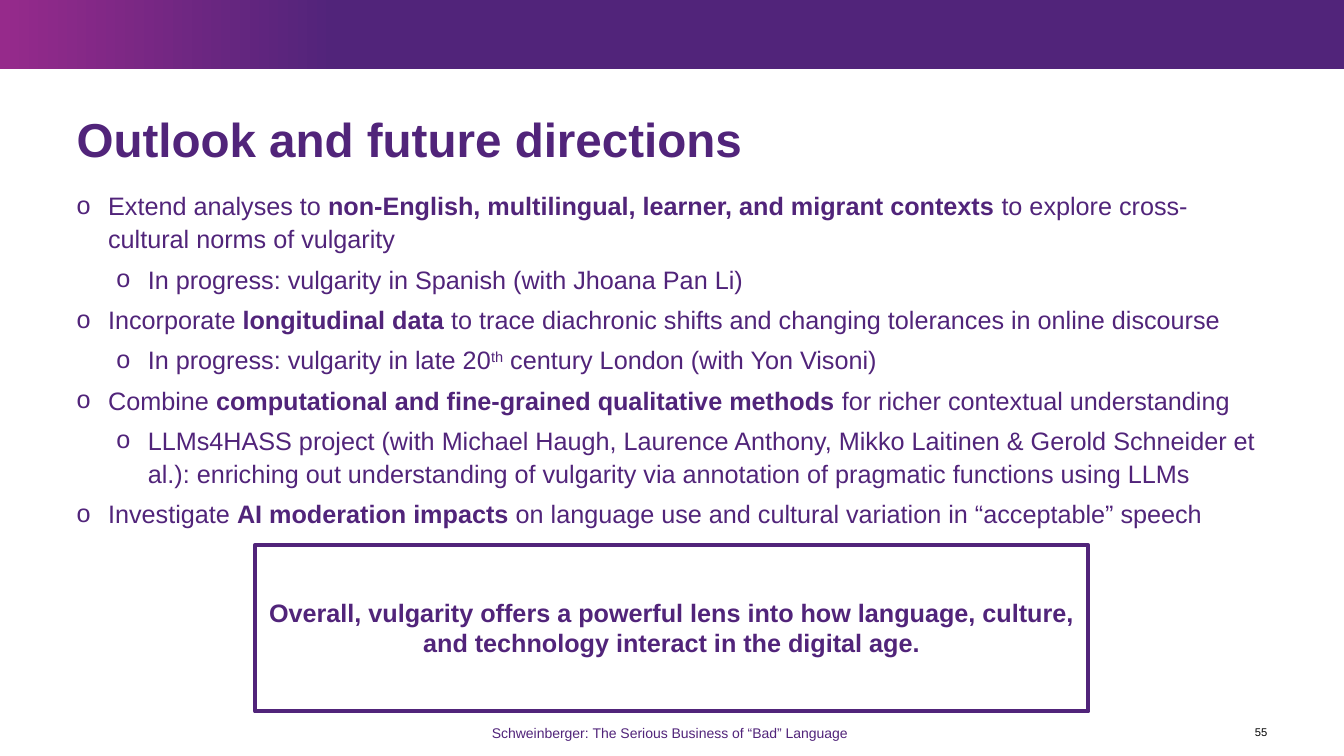
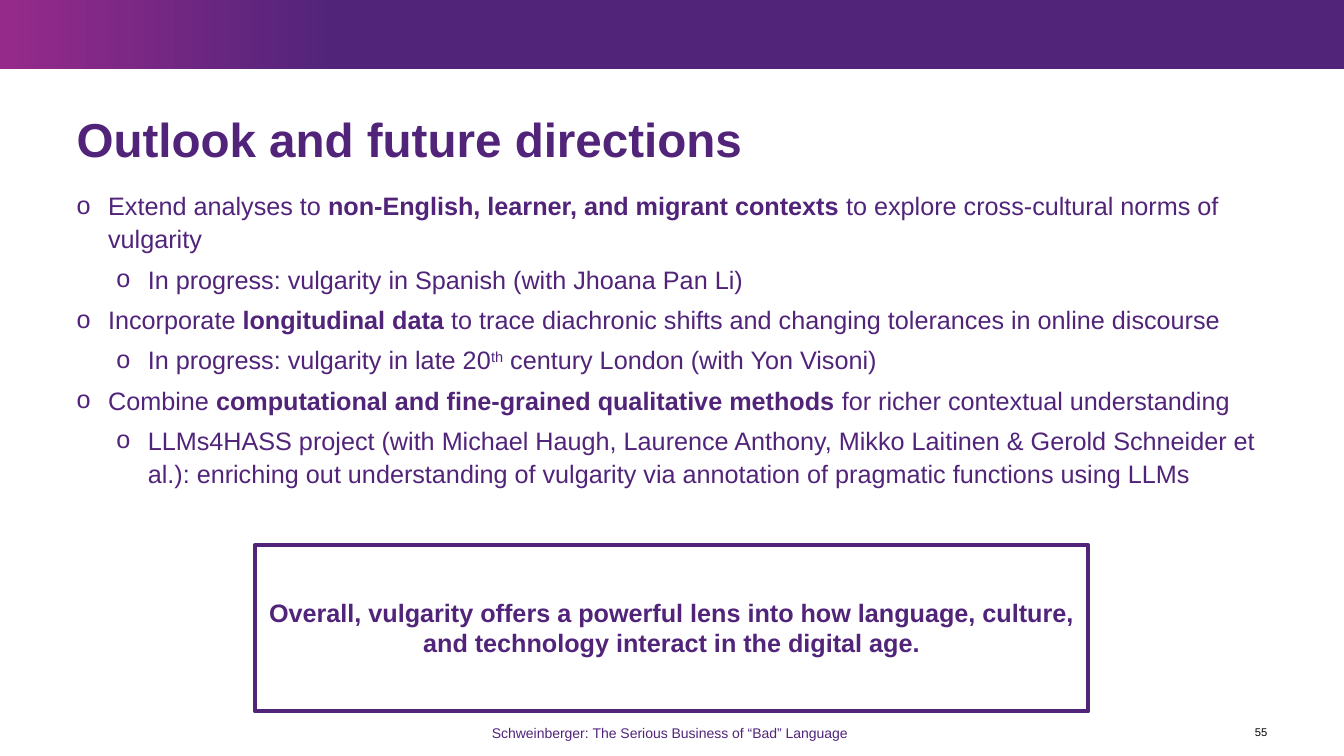
Before and after one commit to MartinSchweinberger/MartinSchweinberger.github.io, a slide deck: slide 55 of docs/resources/UniM_Schweinberger_SeriousBusiness.pptx. Drawn at 1344x756 pixels with LibreOffice and Linux fonts; fonts in the diff are those of the drawing; background and template pictures are left out. Boxes give left, top, right and bottom in pixels: in the first picture for what was removed or moved away, otherwise in the second. Text is boxed around its words. In the diff, an @@ line names an element or a change of style, - is before the commit and + after.

```diff
--- a/docs/resources/UniM_Schweinberger_SeriousBusiness.pptx
+++ b/docs/resources/UniM_Schweinberger_SeriousBusiness.pptx
@@ text at <box>108,196,1218,254</box>: text changed @@
-o Extend analyses to non-English, multilingual, learner, and migrant contexts to explore cross-cultural norms of vulgarity
+o Extend analyses to non-English, learner, and migrant contexts to explore cross-cultural norms of vulgarity
@@ text at <box>108,504,1202,529</box>: paragraph removed @@
-o Investigate AI moderation impacts on language use and cultural variation in “acceptable” speech
```
Also in this commit, not shown: 7 other slides changed, 6 other files.
